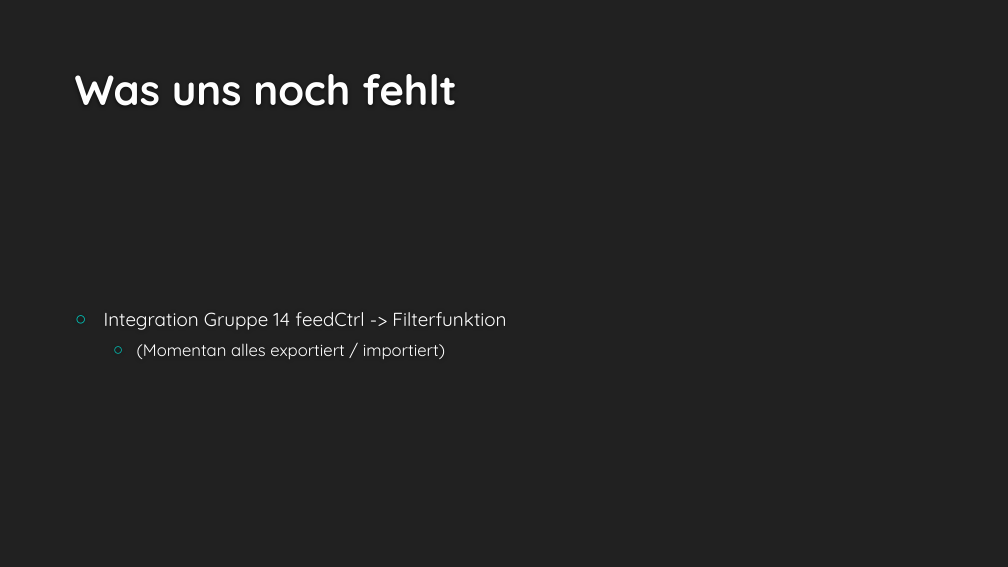
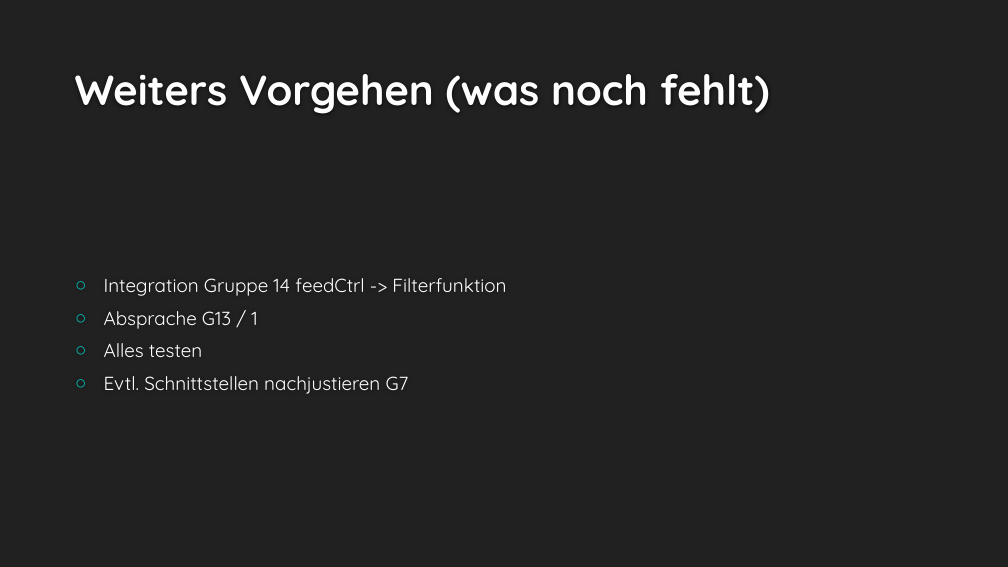
Before and after one commit to cn-uofbasel/BACnet, a slide deck: slide 9 of groups/04-logMerge/kurzpresi.pptx (slide 4 before the commit). Drawn at 1008x567 pixels with LibreOffice and Linux fonts; fonts in the diff are those of the drawing; background and template pictures are left out. Boxes give left, top, right and bottom in pixels: in the first picture for what was removed or moved away, otherwise in the second. Text is boxed around its words. In the diff, an @@ line names an element or a change of style, - is before the commit and + after.

```diff
--- a/groups/04-logMerge/kurzpresi.pptx
+++ b/groups/04-logMerge/kurzpresi.pptx
@@ title at [75,74,770,114]: text changed @@
-Was uns noch fehlt
+Weiters Vorgehen (was noch fehlt)
@@ text at [104,311,409,394]: text changed; size 16 to 18 pt @@
-  ○ (Momentan alles exportiert / importiert)
+○ Absprache G13 / 1
+○ Alles testen
+○ Evtl. Schnittstellen nachjustieren G7
```
Also in this commit, not shown: 3 other slides changed, 5 slides added, 1 slide removed, 1 other file.
